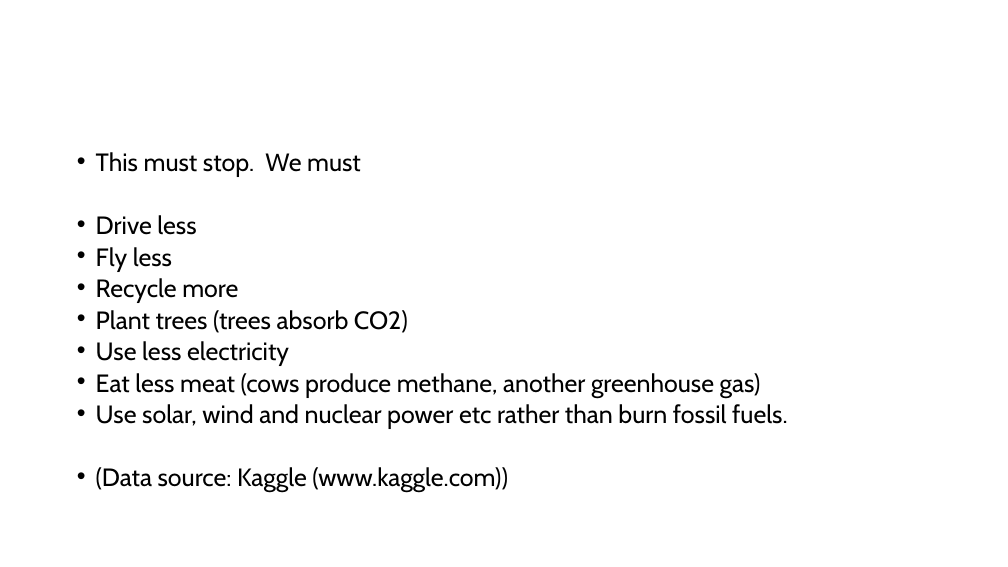
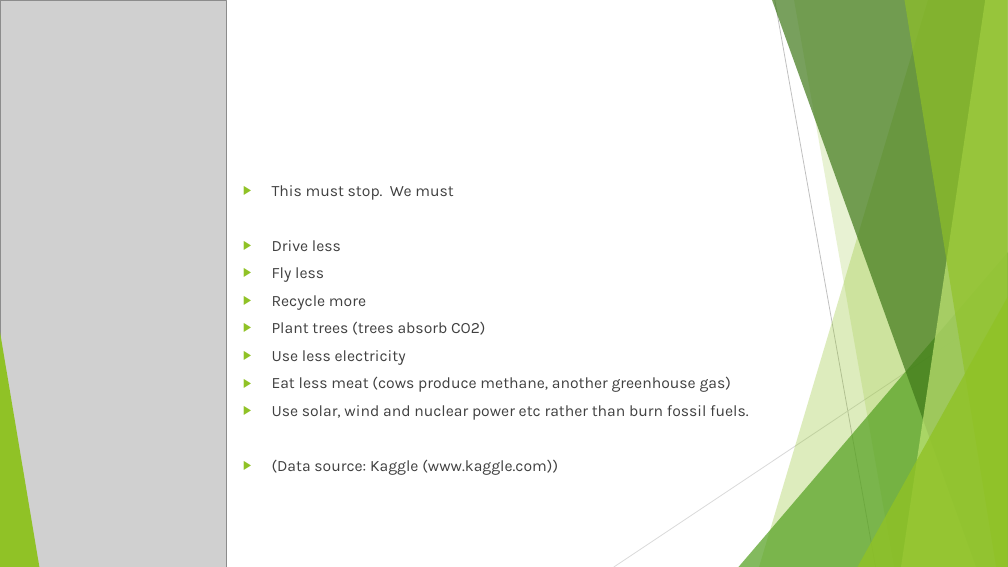
Before and after one commit to ddaniel2024/Project-3, a slide deck: slide 17 of powerpoint.pptx (slide 9 before the commit). Drawn at 1008x567 pixels with LibreOffice and Linux fonts; fonts in the diff are those of the drawing; grey boxes stand for pictures. Boxes give left, top, right and bottom in pixels: in the first picture for what was removed or moved away, otherwise in the second. Text is boxed around its words. In the diff, an @@ line names an element or a change of style, - is before the commit and + after.

```diff
--- a/powerpoint.pptx
+++ b/powerpoint.pptx
@@ picture added at bbox=[0, 0, 226, 567] @@
@@ text "This must stop. We must": place and size @@
-text "This must stop. We must" at bbox=[96, 152, 787, 492]
+text "This must stop. We must" at bbox=[272, 185, 748, 475]
@@ text "This must stop. We must" at bbox=[272, 185, 748, 475]: size 23.8 to 15 pt, font Cabin to Karla, text colour #000000 to #404040; bullet • to ▶; line spacing 0.7 to 0.9 @@
@@ group added at bbox=[0, 0, 1008, 567]: 5 freeform shapes, 3 triangles, 2 lines @@
@@ triangle added at bbox=[0, 332, 39, 567], fill #90C226 @@
```
Also in this commit, not shown: 7 other slides changed, 15 slides added, 4 slides removed.
